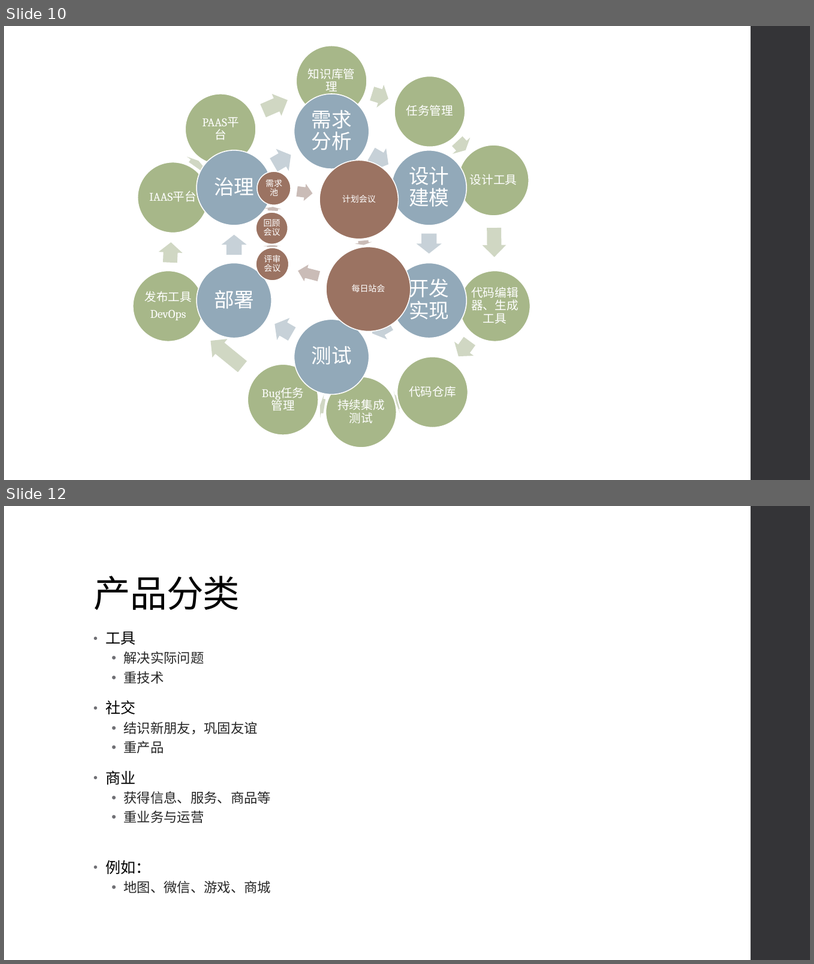
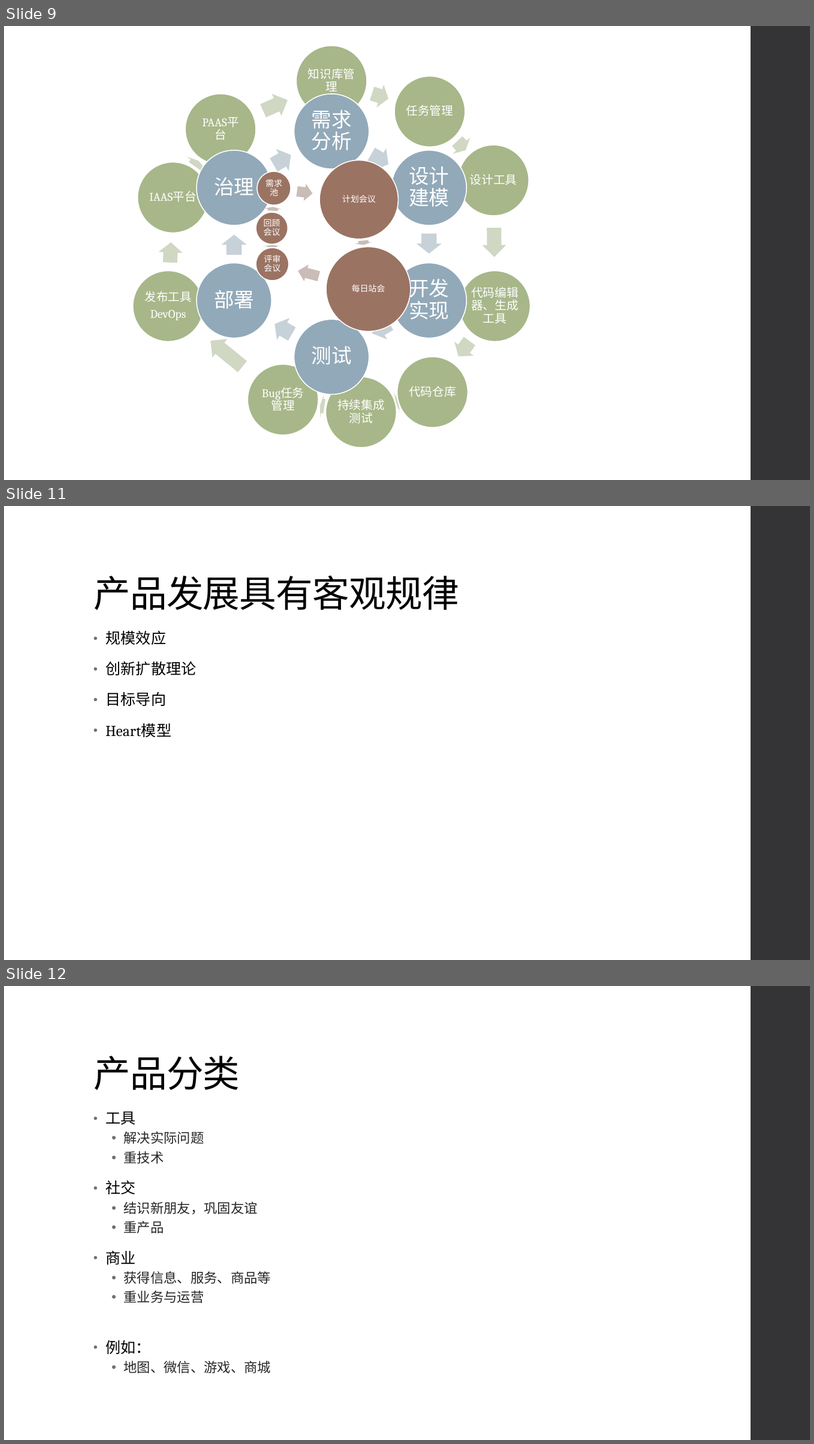
Before and after one commit to LeeRenbo/learn-xmind, a slide deck: 互联网思维落地.pptx. Shown one above the other, each under a label of ours: slides 10 and 12 before the commit, slides 9, 11 and 12 after it; the slides between them are not shown. The pictures are 814x964 and 814x1444 pixels, drawn with LibreOffice and Linux fonts; fonts in the diff are those of the drawing. Boxes give left, top, right and bottom in pixels: in the first picture for what was removed or moved away, otherwise in the second. Text is boxed around its words. In the diff, an @@ line names an element or a change of style, - is before the commit and + after.

```diff
--- a/互联网思维落地.pptx
+++ b/互联网思维落地.pptx
@@ slide 11 added at (4, 506, 810, 960), background #FFFFFF; not listed: 1 template element that a slide beside it also shows @@
@@ title added at (93, 576, 459, 610), 44 pt, text #000000 @@
+产品发展具有客观规律
@@ text added at (105, 630, 197, 737), 18 pt, text #000000 @@
+• 规模效应
+• 创新扩散理论
+• 目标导向
+• Heart模型
@@ what was slide 10 is now slide 9 @@
```
Also in this commit, not shown: 6 slides changed, 4 other slides added, 3 slides removed.
